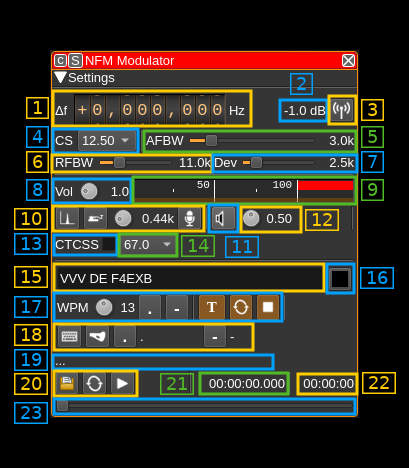
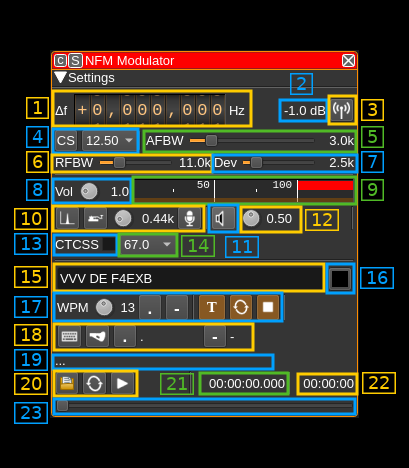
Comparing the layer stacks of the two (409, 468) images. Changes:
added layer "Pasted Layer #1" above "Pasted Layer" over [54, 129, 142, 152]
